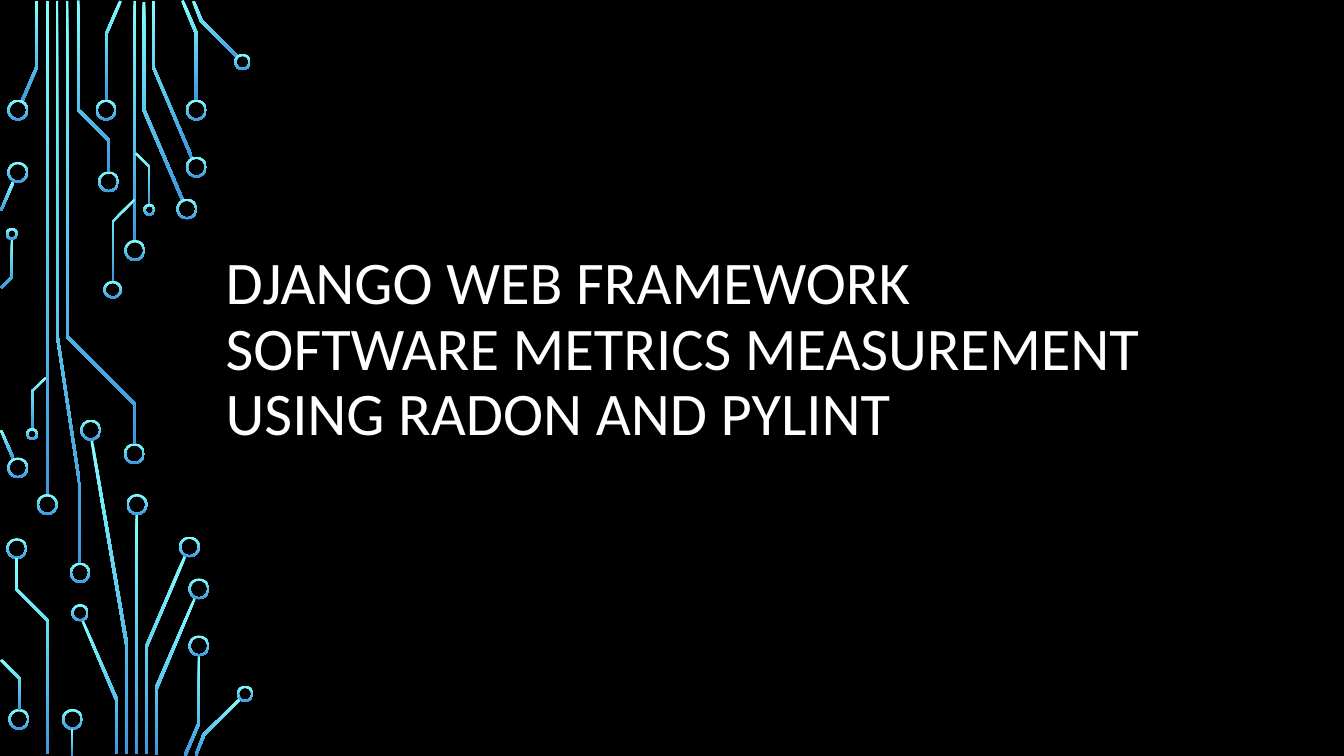
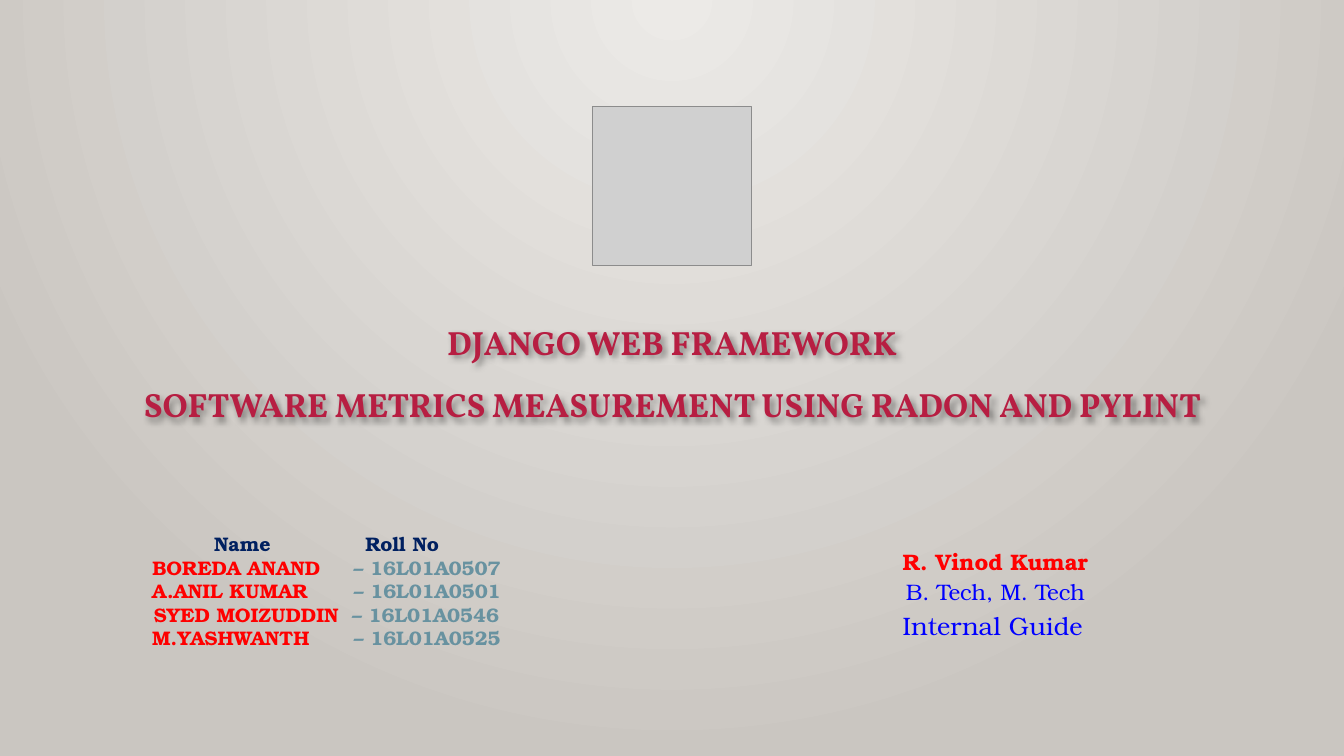
Before and after one commit to AnandBoreda/Django-web-framework-software-metrics-measurement-using-Radon-and-Pylint, a slide deck: slide 1 of Presentation/Django web framework software metrics measurement using radon and pylint.pptx. Drawn at 1344x756 pixels with LibreOffice and Linux fonts; fonts in the diff are those of the drawing; grey boxes stand for pictures; background and template pictures are left out. Boxes give left, top, right and bottom in pixels: in the first picture for what was removed or moved away, otherwise in the second. Text is boxed around its words. In the diff, an @@ line names an element or a change of style, - is before the commit and + after.

Commit message:
new ppt added

```diff
--- a/Presentation/Django web framework software metrics measurement using radon and pylint.pptx
+++ b/Presentation/Django web framework software metrics measurement using radon and pylint.pptx
@@ background picture (left out) to gradient #ECEAE7 to #CAC7C1 @@
@@ picture added at [593, 107, 752, 266] @@
@@ subtitle "DJANGO WEB FRAMEWORK" at [144, 332, 1201, 418]: vertical alignment bottom to top @@
@@ subtitle at [144, 332, 1201, 418]: text changed; size 43.2 to 24 pt; font Calibri to Vollkorn; text colour #FFFFFF to #B71E42; bold on @@
-DJANGO WEB FRAMEWORK SOFTWARE METRICS MEASUREMENT USING RADON AND PYLINT
+DJANGO WEB FRAMEWORK
+SOFTWARE METRICS MEASUREMENT USING RADON AND PYLINT
@@ text added at [152, 537, 500, 646], 14 pt, text #FF0000, bold @@
+Name Roll No
+BOREDA ANAND – 16L01A0507
+A.ANIL KUMAR – 16L01A0501
+SYED MOIZUDDIN – 16L01A0546
+M.YASHWANTH – 16L01A0525
@@ group removed at [0, 0, 254, 756]: 50 freeform shapes, 4 rectangles @@
@@ text added at [903, 553, 1088, 636], 16 pt, text #0000FF @@
+R. Vinod Kumar
+B. Tech, M. Tech
+Internal Guide
```
Also in this commit, not shown: 2 other slides changed, 13 slides added, 9 slides removed, 2 other files.
